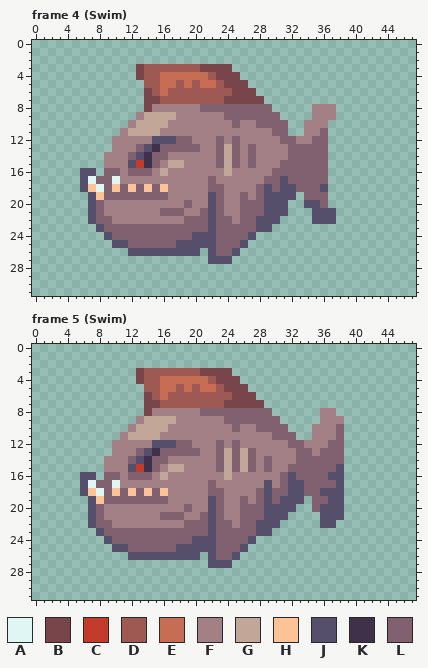
File history of a pixel-art file, Assets/Visual/Experimental/ASE/Entities/Salmod.ase. The picture above was drawn from the file before the commit.
48x32 pixels, 14 frames. Shown: frame 4 (Swim), frame 5 (Swim). The commit also changed other frames, which this record leaves out.
Palette (. is transparent): A #dff6f5  B #77454a  C #c43b2b  D #9e5953  E #c66d53  F #a28086  G #c2a697  H #fbc396  J #554f6b  K #40314b  L #81606f
Pixels before, frame 4 (Swim), first column x 6:
 3 .......BDDDDDDDBBBB.............
 4 .......BDDEEEEEEDBBB............
 5 ........DDEEDEDEEDBBB...........
 6 ........BDEDDDDDDDDBBB..........
 7 ........BBDDDDDDDDBBBBB.........
 8 ........BFFFFFFLLLLLLLLL.....FFF
 9 .......FGGGGFFFFFFLLLLLLL....FFF
10 ......FGGGGFFFFFFFFLFFLLLL..FFF.
11 .....FGGGGFFFFFFFFFFFFFFLL..FFL.
12 ....FFFFFJJJLLFFFLFLFFFFFLLFFLL.
13 ....FFFLJKLLLLLFFLGLFLFFFFLLLLL.
14 ...FFFLJKLLFFFFFFLGLFLFFFFLLLLL.
15 ...FFFJCKLFGGFFFFLGLFLFFFLLLLLL.
16 JJ.LLFLLLFGFFFFFFFGFFFFFLLLLLLL.
17 JALLAFFFFFFFFFFFLFFFFFFLLJLLLLL.
18 JHALHLHLHLHFFFFFLLFFFFLJLJJLLLJ.
19 .JHLLLLLLLLFFFFFJLFFLFLJJJJ.LLL.
20 .JLFFFFFFFFFFLFFJLFFLLLJJJ..JJL.
21 .JLFFFFFFFLLLFFLJLFFLLLJJJ...JJJ
22 .JLLFFFFFFFFFLLLJLLFLLJJJ....JJJ
23 ..JLLLLLLLLLLLLLJLLLLLJJ........
24 ...JLLLLLLLLLLJJJLLLLJ..........
25 ....JJLLLLLLJJJJJLLLJ...........
26 ......JJJJJJJJJ.JLLJ............
27 ................JJJ.............
Pixels before, frame 5 (Swim), first column x 6:
 3 .......BDDDDDDDBBBB..............
 4 .......BDDEEEEEEDBBB.............
 5 ........DDEEDEDEEDBBB............
 6 ........BDEDDDDDDDDBBB...........
 7 ........BBDDDDDDDDBBBBB..........
 8 ........BFFFFFFLLLLLLLLL......FF.
 9 .......FGGGGFFFFFFLLLLLLL.....FFF
10 ......FGGGGFFFFFFFFLFFLLLL...FFFL
11 .....FGGGGFFFFFFFFFFFFFFLLL..FFFL
12 ....FFFFFJJJLLFFFLFLFFFFFFLLFFFLL
13 ....FFFLJKLLLLLFFLGLGLFFFFFLLFLLL
14 ...FFFLJKLLFFFFFFLGLGLFLFFFLLLLLL
15 ...FFFJCKLFGGFFFFLGLGLFLFFLLLLLLJ
16 JJ.LLFLLLFGFFFFFFFGFFFFFFLJLLLLJJ
17 JALLAFFFFFFFFFFFLFFFFFFJFLJJLLLLJ
18 JHALHLHLHLHFFFFFLLFFFFLJLLJJLLJJJ
19 .JHLLLLLLLLFFFFFJLFFLFLJLJJJ.LLJJ
20 .JLFFFFFFFFFFLFFJLFFLLLJJJJ..LJJJ
21 .JLFFFFFFFLLLFFLJLFFLLLJJJ....JJJ
22 .JLLFFFFFFFFFLLLJLLFLLJJJ.....JJ.
23 ..JLLLLLLLLLLLLLJLLLLLJJ.........
24 ...JLLLLLLLLLLJJJLLLLJ...........
25 ....JJLLLLLLJJJJJLLLJ............
26 ......JJJJJJJJJ.JLLJ.............
27 ................JJJ..............
After:
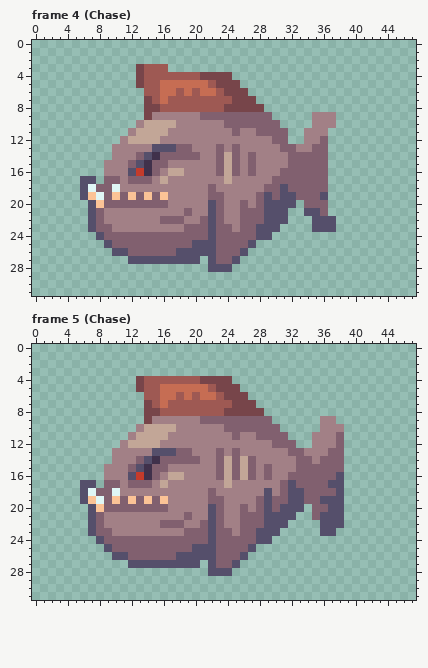
Change:
Changed rows in their new state; - is an unchanged pixel.
Frame 4 (Chase):
first column x 6:
 3 -----------........-------------
 4 ----------DDDDDBB--.------------
 5 -------B----E-E-DB--.-----------
 6 --------D--E-E-EE-B--.----------
 7 ---------DE-------D---.---------
 8 ---------BDDDDDDDDBBBBB.-----...
 9 -------.BFFF---LLL------.-------
10 ------.F---G------L-LL---.--.--F
11 -----.F---G--------L--LL------F-
12 ----.-GGGGFFFF---F-F----L-..-F--
13 -------FFJJJ--F---F--F---L-FF---
14 ---.--FLJK-LLLL-----------------
15 ------LJ--LFF------------F------
16 ..-FF-JCKLFGG----L-L-L--F-------
17 -J.-L-LLL-G-----F-G----F-L------
18 -AL-AFFFFFF------F----FL--L---L-
19 JHA-H-H-H-H-----L---F---L--L--J-
20 --HLLLLLLLL--F-------F----J-LL--
21 ----------FFFL-F------------J-L.
22 ---F------LLLFF---F---L--J------
23 -JL-FFFFFFFFF------F----J----JJJ
24 --JL----------LL-----LJJ--------
25 ---JLL------LL------LJ----------
26 ----JJLLLLLL---J---LJ-----------
27 ------JJJJJJJJJ--LLJ------------
28 ----------------JJJ-------------
Frame 5 (Chase):
first column x 6:
 3 -------............--------------
 4 ----------DDDDDBB--.-------------
 5 -------B----E-E-DB--.------------
 6 --------D--E-E-EE-B--.-----------
 7 ---------DE-------D---.----------
 8 ---------BDDDDDDDDBBBBB.------..-
 9 -------.BFFF---LLL------.-------.
10 ------.F---G------L-LL---.---.--F
11 -----.F---G--------L--LL--.------
12 ----.-GGGGFFFF---F-F----LL-..--F-
13 -------FFJJJ--F---F-FF----L-F-F--
14 ---.--FLJK-LLLL--------F-----F---
15 ------LJ--LFF-------------F-----L
16 ..-FF-JCKLFGG----L-LGL-L-FL----L-
17 -J.-L-LLL-G-----F-G----F---L---J-
18 -AL-AFFFFFF------F----F-F-----LL-
19 JHA-H-H-H-H-----L---F----L--L-J--
20 --HLLLLLLLL--F-------F--L--J--L--
21 ----------FFFL-F----------J--L---
22 ---F------LLLFF---F---L--J------J
23 -JL-FFFFFFFFF------F----J-----JJ-
24 --JL----------LL-----LJJ---------
25 ---JLL------LL------LJ-----------
26 ----JJLLLLLL---J---LJ------------
27 ------JJJJJJJJJ--LLJ-------------
28 ----------------JJJ--------------
Changed places in both pictures, as pixel boxes (x1, y1, x2, y2):
changed: (80, 64, 336, 272)
changed: (80, 368, 344, 576)
